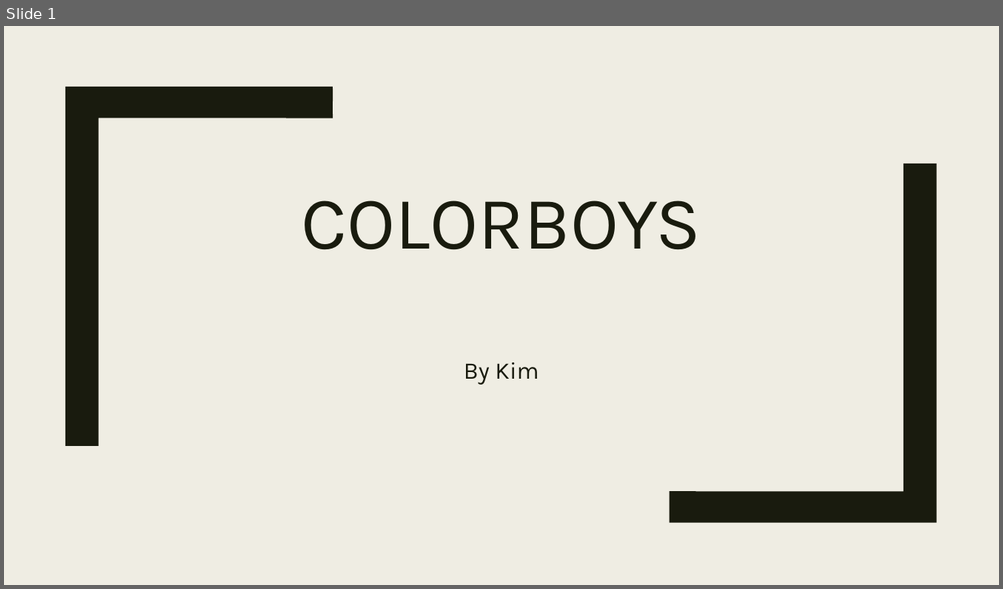
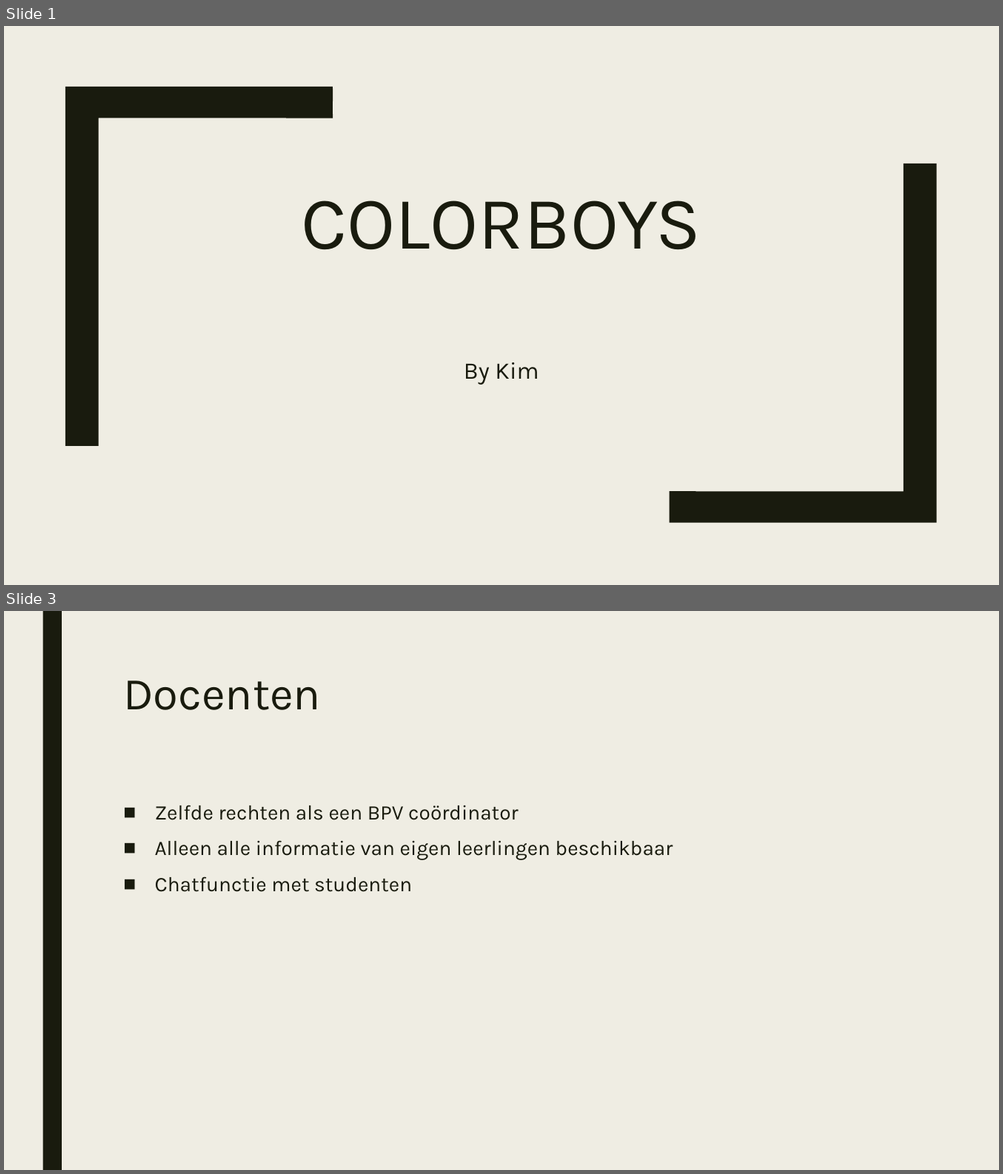
Before and after one commit to Tom0205/StageBeheer, a slide deck: Documenten/PitchPP.pptx. Shown one above the other, each under a label of ours: slide 1 before the commit, slides 1 and 3 after it; the slides between them are not shown. The pictures are 1003x589 and 1003x1174 pixels, drawn with LibreOffice and Linux fonts; fonts in the diff are those of the drawing. Boxes give left, top, right and bottom in pixels: in the first picture for what was removed or moved away, otherwise in the second. Text is boxed around its words. In the diff, an @@ line names an element or a change of style, - is before the commit and + after.

```diff
--- a/Documenten/PitchPP.pptx
+++ b/Documenten/PitchPP.pptx
@@ slide 3 added at (4,611,999,1170), background #EFEDE3 @@
@@ rectangle added at (42,611,62,1170), fill #191B0E @@
@@ title added at (123,681,321,710), 44 pt, text #191B0E @@
+Docenten
@@ text added at (155,805,673,892), 20 pt, text #191B0E @@
+■ Zelfde rechten als een BPV coördinator
+■ Alleen alle informatie van eigen leerlingen beschikbaar
+■ Chatfunctie met studenten
```
Also in this commit, not shown: 1 slide changed, 3 other slides added, 2 slides removed, 1 other file.
